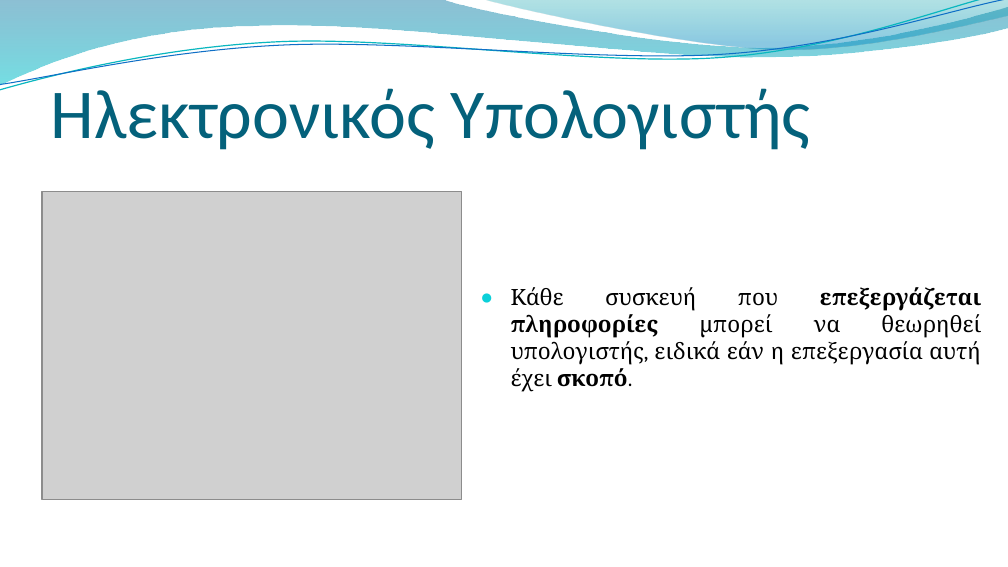
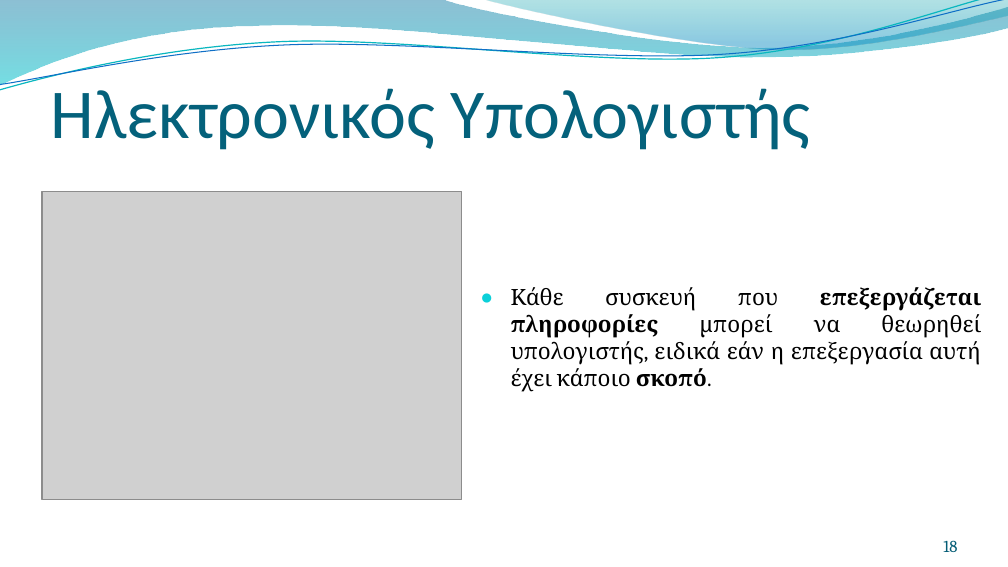
Before and after one commit to PyLamGR/PyLam-Edu, a slide deck: slide 18 of Workshops/25.11.2017 - Python. The Basics - Volume 1 -/Presentations/PowerPoint/1. Εισαγωγικα.pptx (slide 17 before the commit). Drawn at 1008x567 pixels with LibreOffice and Linux fonts; fonts in the diff are those of the drawing; grey boxes stand for pictures; background and template pictures are left out. Boxes give left, top, right and bottom in pixels: in the first picture for what was removed or moved away, otherwise in the second. Text is boxed around its words. In the diff, an @@ line names an element or a change of style, - is before the commit and + after.

```diff
--- a/Workshops/25.11.2017 - Python. The Basics - Volume 1 -/Presentations/PowerPoint/1. Εισαγωγικα.pptx
+++ b/Workshops/25.11.2017 - Python. The Basics - Volume 1 -/Presentations/PowerPoint/1. Εισαγωγικα.pptx
@@ text at box(511, 287, 981, 392): text changed @@
-● Κάθε συσκευή που επεξεργάζεται πληροφορίες μπορεί να θεωρηθεί υπολογιστής, ειδικά εάν η επεξεργασία αυτή έχει σκοπό.
+● Κάθε συσκευή που επεξεργάζεται πληροφορίες μπορεί να θεωρηθεί υπολογιστής, ειδικά εάν η επεξεργασία αυτή έχει κάποιο σκοπό.
@@ page number added at box(943, 540, 957, 552), 12 pt, text #045D75 @@
+18
```
Also in this commit, not shown: 27 other slides changed, 1 slide added, 1 slide removed, 5 other files.
